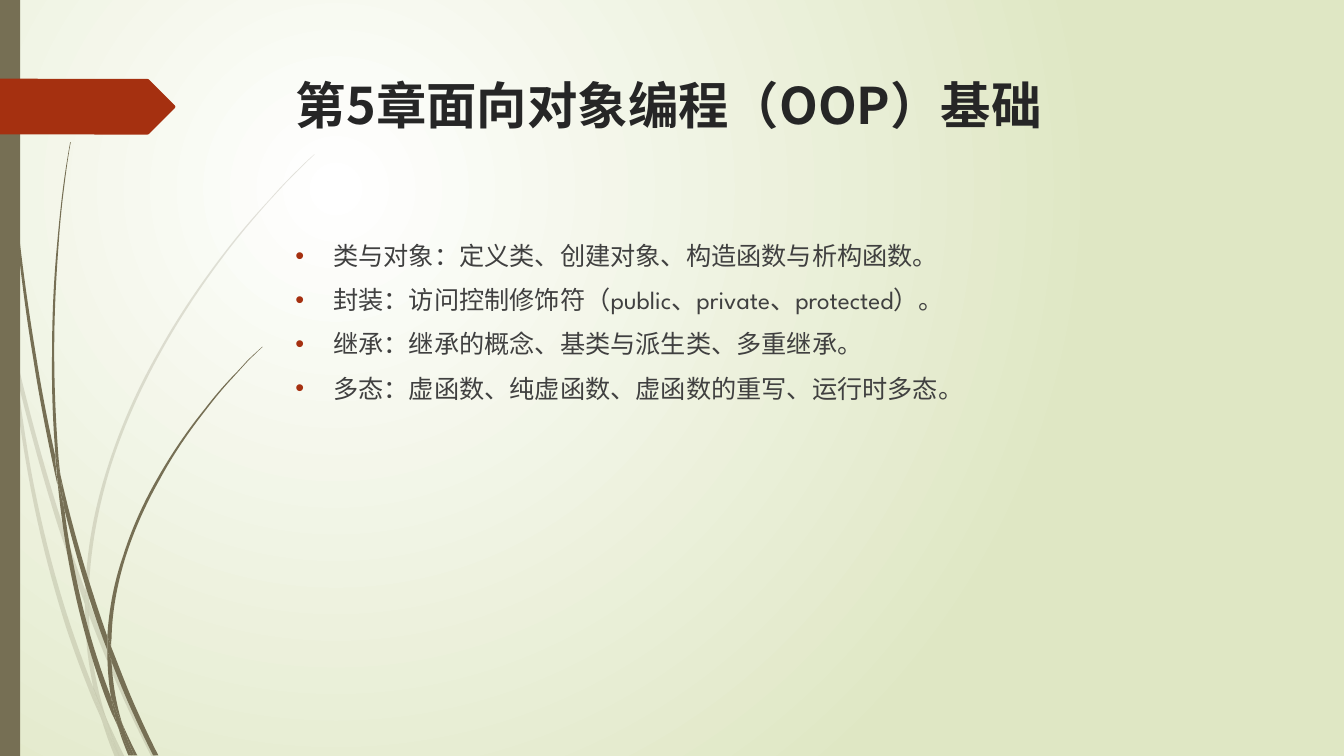
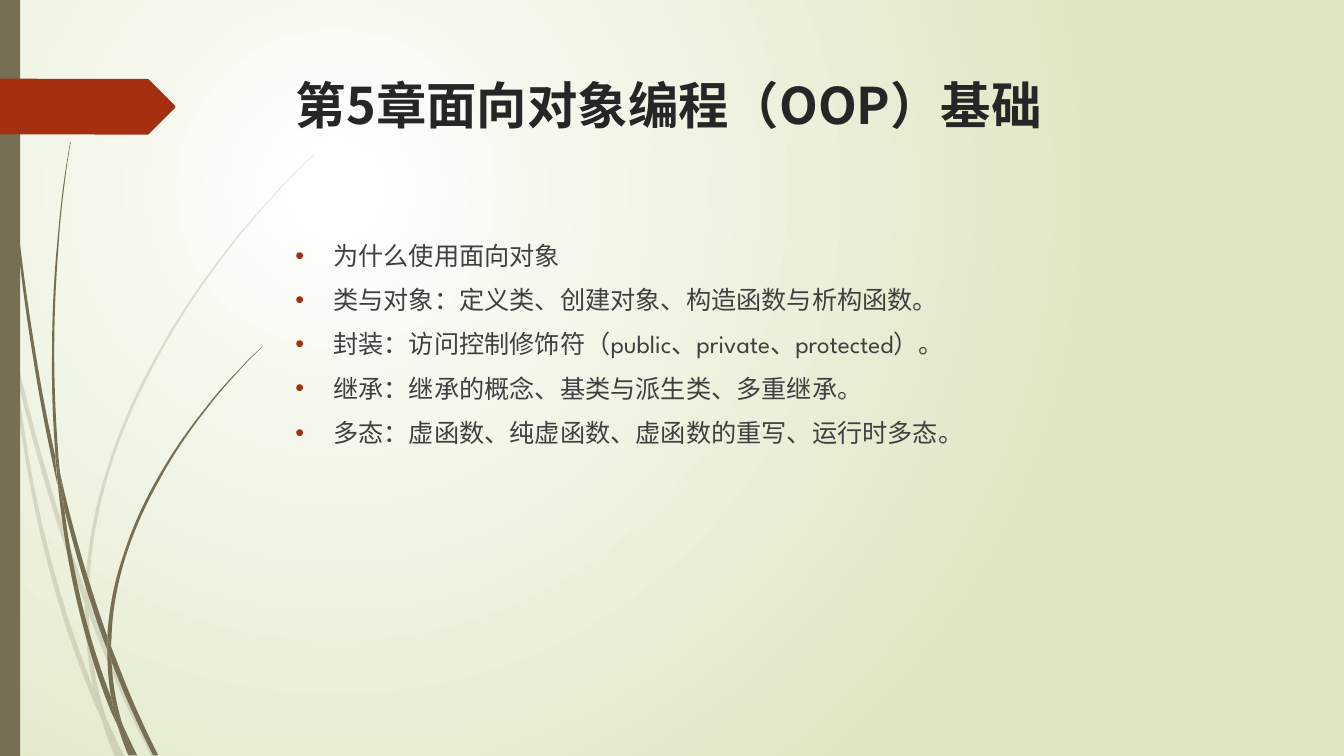
Before and after one commit to liuty2006/learn, a slide deck: slide 59 of learn_cpp/docs/C++语言培训.pptx. Drawn at 1344x756 pixels with LibreOffice and Linux fonts; fonts in the diff are those of the drawing. Boxes give left, top, right and bottom in pixels: in the first picture for what was removed or moved away, otherwise in the second. Text is boxed around its words. In the diff, an @@ line names an element or a change of style, - is before the commit and + after.

```diff
--- a/learn_cpp/docs/C++语言培训.pptx
+++ b/learn_cpp/docs/C++语言培训.pptx
@@ text at box(333, 244, 560, 267): paragraph added @@
+• 为什么使用面向对象
```
Also in this commit, not shown: 4 other slides changed, 9 other files.
